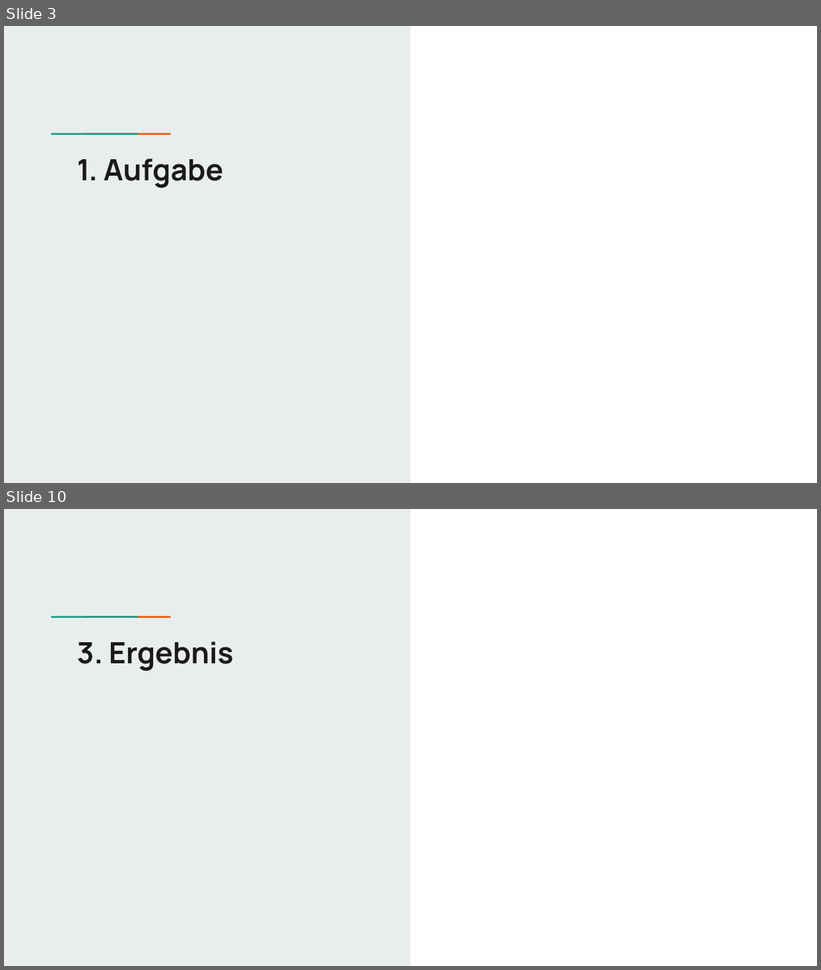
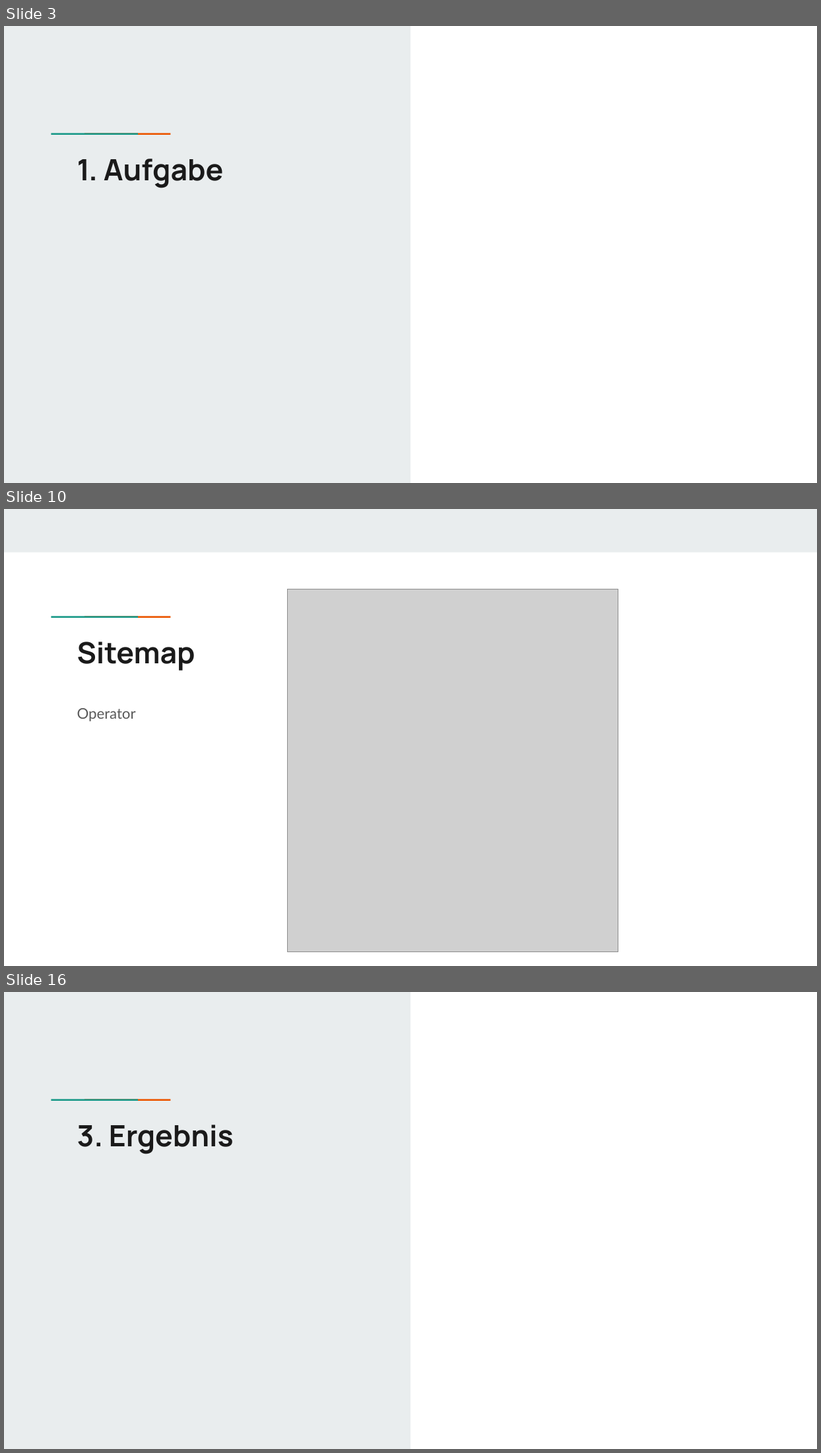
Before and after one commit to vaerl/Uni_MT_Food-Truck, a slide deck: documentation/Präsentation/Präsentation_App.pptx. Shown one above the other, each under a label of ours: slides 3 and 10 before the commit, slides 3, 10 and 16 after it; the slides between them are not shown. The pictures are 821x970 and 821x1453 pixels, drawn with LibreOffice and Linux fonts; fonts in the diff are those of the drawing; grey boxes stand for pictures. Boxes give left, top, right and bottom in pixels: in the first picture for what was removed or moved away, otherwise in the second. Text is boxed around its words. In the diff, an @@ line names an element or a change of style, - is before the commit and + after.

```diff
--- a/documentation/Präsentation/Präsentation_App.pptx
+++ b/documentation/Präsentation/Präsentation_App.pptx
@@ slide 10 added at bbox=[4, 509, 817, 966], background #FFFFFF; not listed: 2 template elements that a slide beside it also shows @@
@@ rectangle added at bbox=[4, 509, 817, 552], fill #E9EDEE @@
@@ picture added at bbox=[288, 590, 618, 952] @@
@@ title added at bbox=[77, 642, 195, 671], 26 pt, text #1A1A1A, bold @@
+Sitemap
@@ text added at bbox=[77, 708, 136, 722], 13 pt, text #595959 @@
+Operator
@@ what was slide 10 is now slide 16 @@
```
Also in this commit, not shown: 1 slide changed, 11 other slides added, 7 slides removed, 24 other files.
